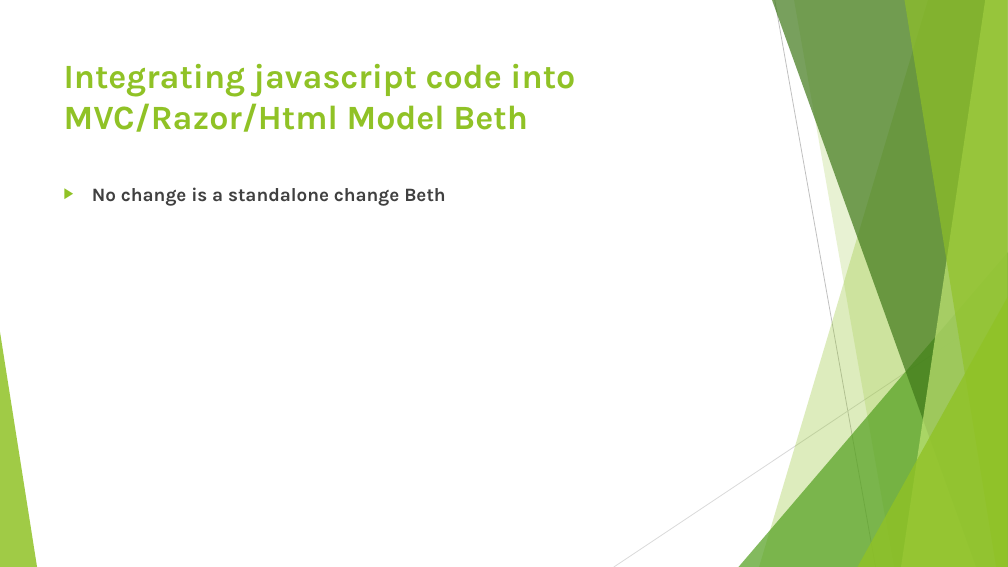
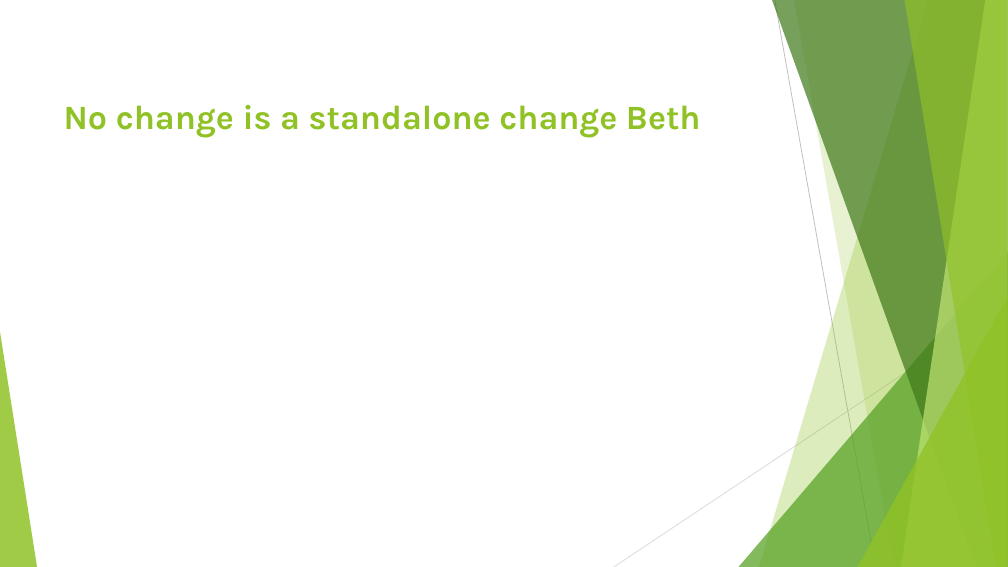
Before and after one commit to Project6/Planit, a slide deck: slide 14 of Final Project Documentation/CSC521.pptx (slide 13 before the commit). Drawn at 1008x567 pixels with LibreOffice and Linux fonts; fonts in the diff are those of the drawing. Boxes give left, top, right and bottom in pixels: in the first picture for what was removed or moved away, otherwise in the second. Text is boxed around its words. In the diff, an @@ line names an element or a change of style, - is before the commit and + after.

Commit message:
PP changes

```diff
--- a/Final Project Documentation/CSC521.pptx
+++ b/Final Project Documentation/CSC521.pptx
@@ title at <box>64,105,701,137</box>: text changed @@
-Integrating javascript code into MVC/Razor/Html Model Beth
+No change is a standalone change Beth
@@ text removed at <box>92,187,445,206</box> @@
-▶ No change is a standalone change Beth
```
Also in this commit, not shown: 1 other slide changed, 2 slides added.
